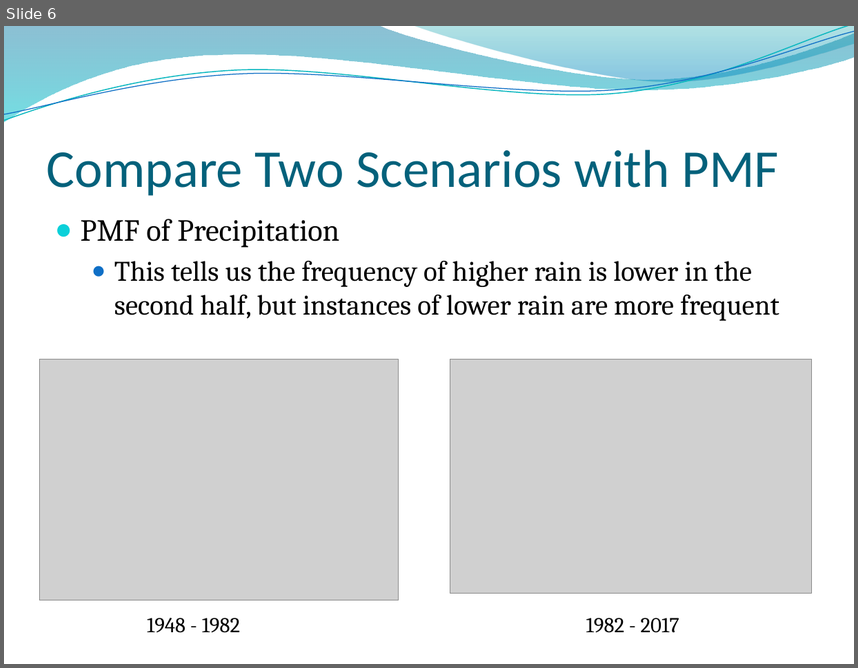
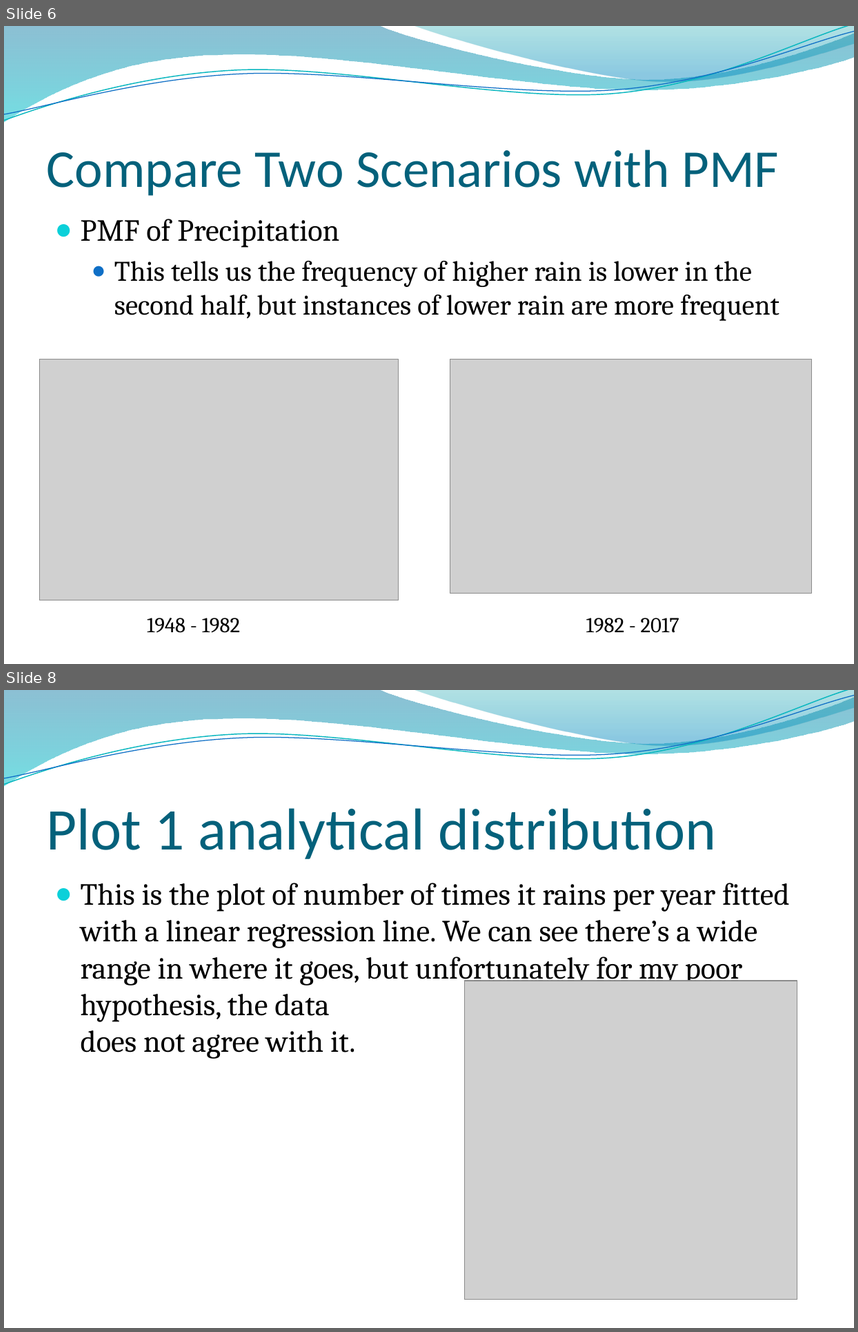
Before and after one commit to danjsiegel/530_Final, a slide deck: 530 Final.pptx. Shown one above the other, each under a label of ours: slide 6 before the commit, slides 6 and 8 after it; the slides between them are not shown. The pictures are 858x668 and 858x1332 pixels, drawn with LibreOffice and Linux fonts; fonts in the diff are those of the drawing; grey boxes stand for pictures; background and template pictures are left out. Boxes give left, top, right and bottom in pixels: in the first picture for what was removed or moved away, otherwise in the second. Text is boxed around its words. In the diff, an @@ line names an element or a change of style, - is before the commit and + after.

```diff
--- a/530 Final.pptx
+++ b/530 Final.pptx
@@ slide 8 added at bbox=[4, 690, 854, 1328], background picture (left out); not listed: 4 template elements that a slide beside it also shows @@
@@ title added at bbox=[47, 808, 717, 859], 50 pt, text #04617B @@
+Plot 1 analytical distribution
@@ text added at bbox=[81, 883, 790, 1058], 26 pt, text #000000 @@
+● This is the plot of number of times it rains per year fitted with a linear regression line. We can see there’s a wide range in where it goes, but unfortunately for my poor hypothesis, the data
+  does not agree with it.
@@ picture added at bbox=[465, 980, 798, 1299] @@
```
Also in this commit, not shown: 3 other slides added, 1 slide removed, 2 other files.
